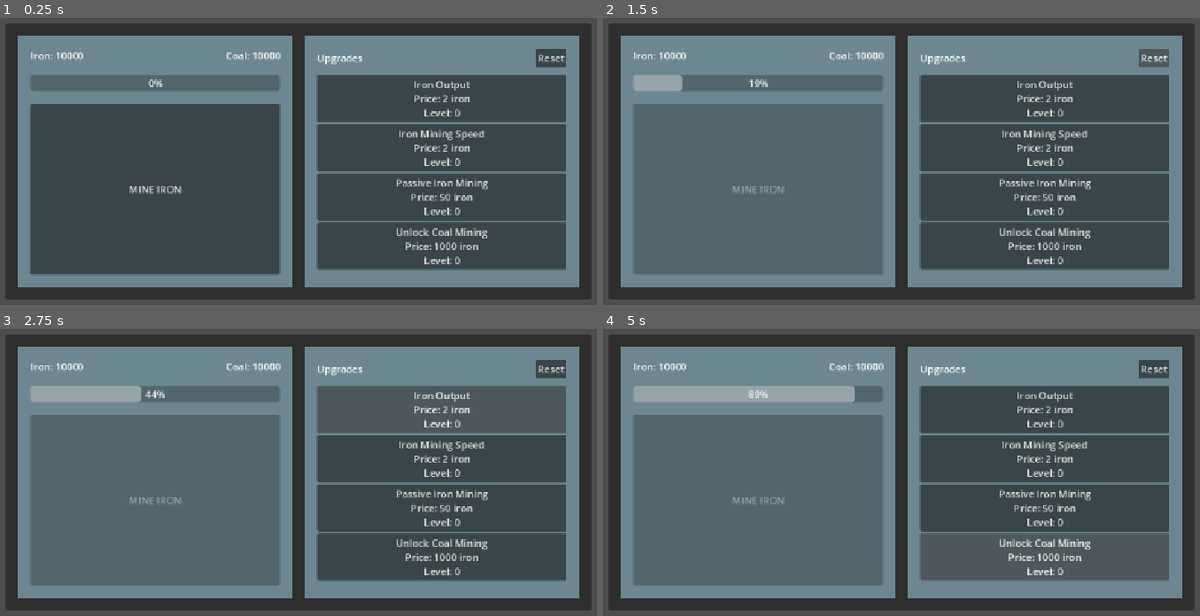
Above: before the commit, frames 1-4 (two rows, left to right).
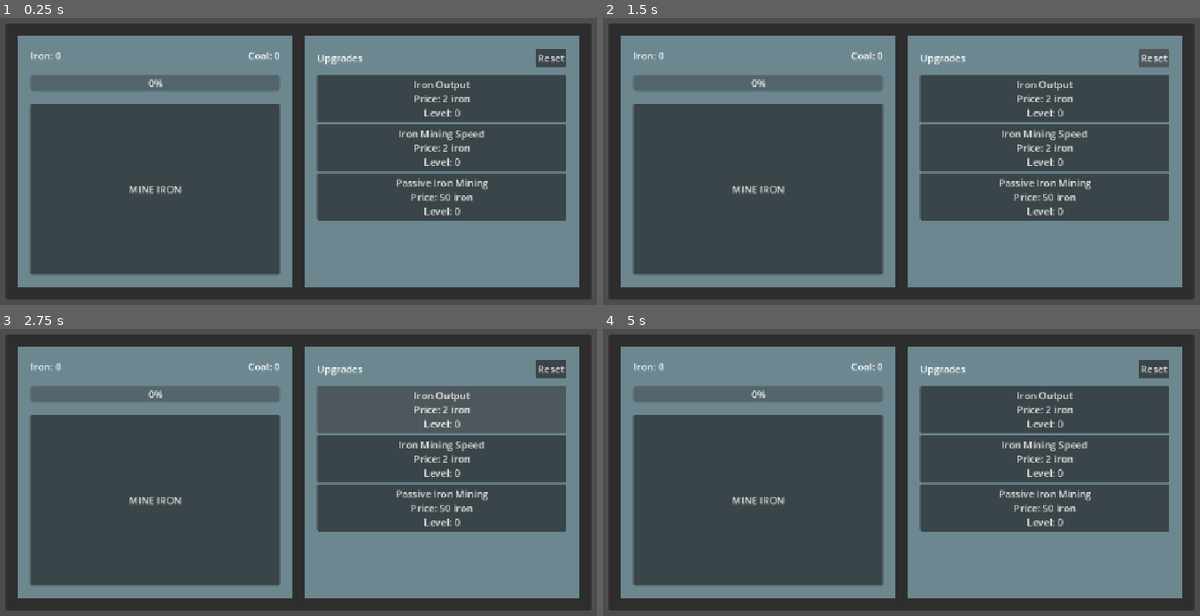
Above: after the commit, the same moments.

Repository: kmelkon/mine-incremental-tutorial-extended
Game: Godot game, scene res://main.tscn
The game is run twice, just before and just after one commit, with the same random seed, the same clock (stepped at 60 frames per second) and the same inputs.
Inputs (mouse positions are in pixels of both pictures, inside the frame that each line leads up to):
- Up to frame 1 (0.25 s): no input
- Up to frame 2 (1.5 s): click "MINE IRON" at 0.5 s; click "Reset" at 1.25 s
- Up to frame 3 (2.75 s): click "Iron Output Price: 2 iron Lev…" at 2 s
- Up to frame 4 (5 s): click "Iron Mining Speed Price: 2 ir…" at 2.75 s; click "Passive Iron Mining Price: 50…" at 3.5 s; click (1044, 555) at 4.25 s, where only the run before the commit has a clickable "Unlock Coal Mining Price: 100…"

The runs differ from the first frame. In frame 1, 7.2% of the frame differs, in the area x 9-95%, y 11-88%; in frame 2, 32%; in frame 3, 33%; in frame 4, 34%, in the area x 4-95%, y 11-90%.

Commit message:
save the game!

Diff:
--- a/game_data.gd
+++ b/game_data.gd
@@ -4,9 +4,8 @@
 signal resources_changed()
 
 var resources: Dictionary = {
-#	TODO: change back to 0 before "release"
-	"iron": 10000,
-	"coal": 10000
+	"iron": 0,
+	"coal": 0
 }
 func add_resource(resource: String, amount: int) -> void:
 	resources[resource] += amount
@@ -27,6 +26,13 @@
 
 	resources_changed.emit()
 
+func to_dict() -> Dictionary:
+	return {
+		"last_saved": Time.get_unix_time_from_system(),
+		"resources": resources.duplicate(true)
+	}
+
 func reset() -> void:
 	resources["iron"] = 0
 	resources["coal"] = 0
+	resources_changed.emit()
--- a/main.gd
+++ b/main.gd
@@ -14,6 +14,8 @@
 
 var game_data: GameData = GameData.new()
 var upgrade_data: UpgradeData = UpgradeData.new()
+var iron_mine_tween: Tween
+var coal_mine_tween: Tween
 
 
 func _ready() -> void:
@@ -41,14 +43,14 @@
 	progress_bar.value = 0
 	var mine_speed_time = upgrade_data.get_mine_time()
 
-	var tween = create_tween()
-	tween.tween_property(
+	iron_mine_tween = create_tween()
+	iron_mine_tween.tween_property(
 		progress_bar,
 		"value",
 		progress_bar.max_value,
 		mine_speed_time
 	)
-	tween.finished.connect(_on_mine_iron_tween_complete)
+	iron_mine_tween.finished.connect(_on_mine_iron_tween_complete)
 
 func _on_mine_coal_button_pressed() -> void:
 	mine_coal_button.disabled = true
@@ -56,17 +58,38 @@
 
 	var mine_coal_speed_time = upgrade_data.get_mine_coal_time()
 
-	var tween = create_tween()
-	tween.tween_property(
+	coal_mine_tween = create_tween()
+	coal_mine_tween.tween_property(
 		coal_progress_bar,
 		"value",
 		coal_progress_bar.max_value,
 		mine_coal_speed_time
 	)
-	tween.finished.connect(_on_mine_coal_tween_complete)
+	coal_mine_tween.finished.connect(_on_mine_coal_tween_complete)
 
 func _on_reset_button_pressed() -> void:
 	game_data.reset()
+	upgrade_data.reset_upgrades()
+
+	passive_output_timer.stop()
+
+	progress_bar.value = 0
+	coal_progress_bar.value = 0
+
+	mine_iron_button.disabled = false
+	mine_coal_button.disabled = false
+
+	coal_progress_bar.visible = false
+	mine_coal_button.visible = false
+	coal_mine_upgrade_button_control.visible = false
+	coal_mine_speed_upgrade_button_control.visible = false
+
+	if iron_mine_tween and iron_mine_tween.is_valid():
+		iron_mine_tween.kill()
+
+	if coal_mine_tween and coal_mine_tween.is_valid():
+		coal_mine_tween.kill()
+
 
 func _on_passive_output_timer_timeout() -> void:
 	var passive_iron_amount = upgrade_data.get_passive_iron_amount()
@@ -114,3 +137,20 @@
 	coal_unlock_button_control.visible = game_data.resources["iron"] >= 700
 
 # TODO: tween the buttons into existence instead of popping them into existence
+# TODO: display the passive output /second somewhere for both coal and iron
+
+
+func _on_auto_save_timer_timeout() -> void:
+	var save_dict  = {
+		"version": 1,
+		"game": {},
+		"upgrades": {}
+	}
+	var save_file = FileAccess.open("user://savegame.save", FileAccess.WRITE)
+
+	save_dict["game"] = game_data.to_dict()
+	save_dict["upgrades"] = upgrade_data.to_dict()
+
+	var json_text = JSON.stringify(save_dict)
+
+	save_file.store_string(json_text)
--- a/main.tscn
+++ b/main.tscn
@@ -259,6 +259,9 @@
 [node name="PassiveOutputTimer" type="Timer" parent="." unique_id=1578449357]
 ignore_time_scale = true
 
+[node name="AutoSaveTimer" type="Timer" parent="." unique_id=166770654]
+autostart = true
+
 [connection signal="pressed" from="MarginContainer/PanelContainer/MarginContainer/HBoxContainer/MineSpace/MarginContainer/VBoxContainer/MineButton" to="." method="_on_button_pressed"]
 [connection signal="pressed" from="MarginContainer/PanelContainer/MarginContainer/HBoxContainer/MineSpace/MarginContainer/VBoxContainer/MineCoalButton" to="." method="_on_mine_coal_button_pressed"]
 [connection signal="pressed" from="MarginContainer/PanelContainer/MarginContainer/HBoxContainer/Upgrades/MarginContainer/ScrollContainer/VBoxContainer/HBoxContainer/ResetButton" to="." method="_on_reset_button_pressed"]
@@ -269,3 +272,4 @@
 [connection signal="upgrade_requested" from="MarginContainer/PanelContainer/MarginContainer/HBoxContainer/Upgrades/MarginContainer/ScrollContainer/VBoxContainer/CoalMineUpgradeButtonControl" to="." method="_on_upgrade_button_control_upgrade_requested"]
 [connection signal="upgrade_requested" from="MarginContainer/PanelContainer/MarginContainer/HBoxContainer/Upgrades/MarginContainer/ScrollContainer/VBoxContainer/CoalMineSpeedUpgradeButtonControl" to="." method="_on_upgrade_button_control_upgrade_requested"]
 [connection signal="timeout" from="PassiveOutputTimer" to="." method="_on_passive_output_timer_timeout"]
+[connection signal="timeout" from="AutoSaveTimer" to="." method="_on_auto_save_timer_timeout"]
--- a/upgrade_button_control.gd
+++ b/upgrade_button_control.gd
@@ -9,6 +9,7 @@
 
 func setup(data: UpgradeData) -> void:
 	upgrade_data = data
+	upgrade_data.upgrades_reset.connect(refresh)
 	# button listens to when an upgrade is bought
 	upgrade_data.upgrade_bought.connect(_on_upgrade_bought)
 	refresh()
--- a/upgrade_data.gd
+++ b/upgrade_data.gd
@@ -2,8 +2,9 @@
 extends Resource
 
 signal upgrade_bought(upgrade_id: StringName)
+signal upgrades_reset
 
-var upgrades: Dictionary = {
+var INITIAL_UPGRADES: Dictionary = {
 	"iron_output": {
 		"name": "Iron Output",
 		"description": "Same button, more iron.",
@@ -54,6 +55,8 @@
 		"max_level": 10
 	}
 }
+
+var upgrades: Dictionary = INITIAL_UPGRADES.duplicate(true)
 
 func buy_upgrade(upgrade_id: StringName) -> void:
 #	max level is a real game rule, not just UI.
@@ -141,6 +144,10 @@
 #	If multiplier upgrades are introduced later, they need to be calculated here
 	return 1 + upgrades["iron_output"]["amount"]
 
+func to_dict() -> Dictionary:
+	return upgrades
+
+
 func reset_upgrades() -> void:
-#	reset all upgrade data to  initial here
-	pass
+	upgrades = INITIAL_UPGRADES.duplicate(true)
+	upgrades_reset.emit()
